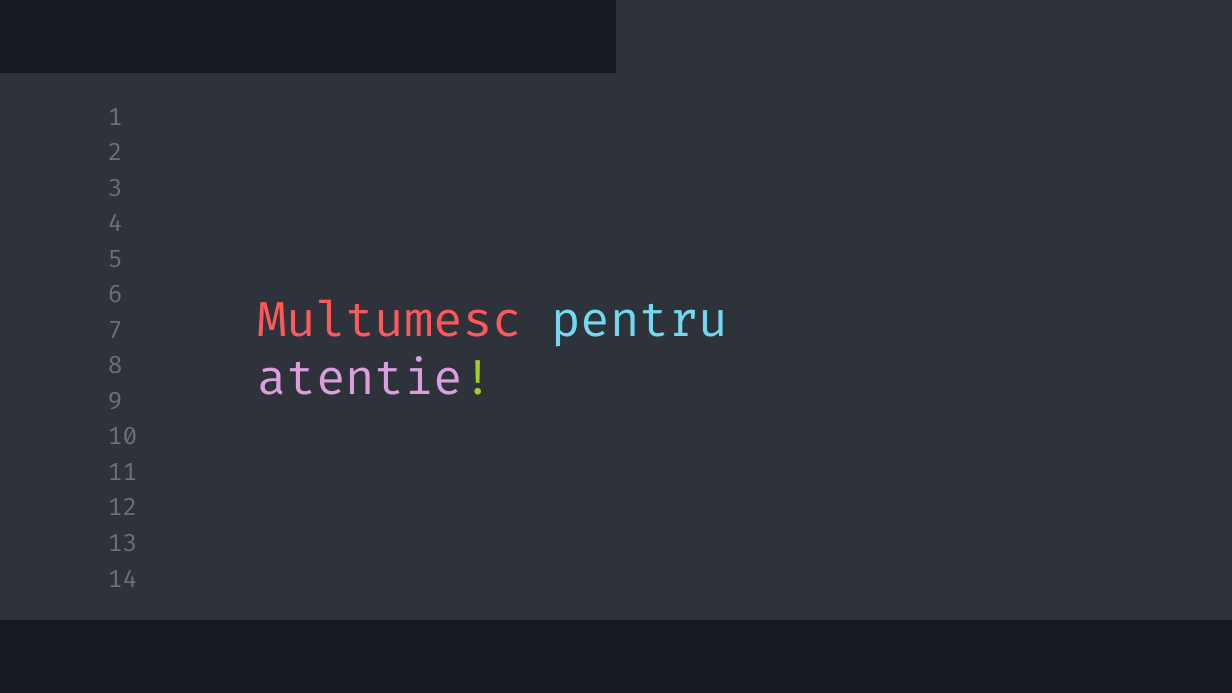
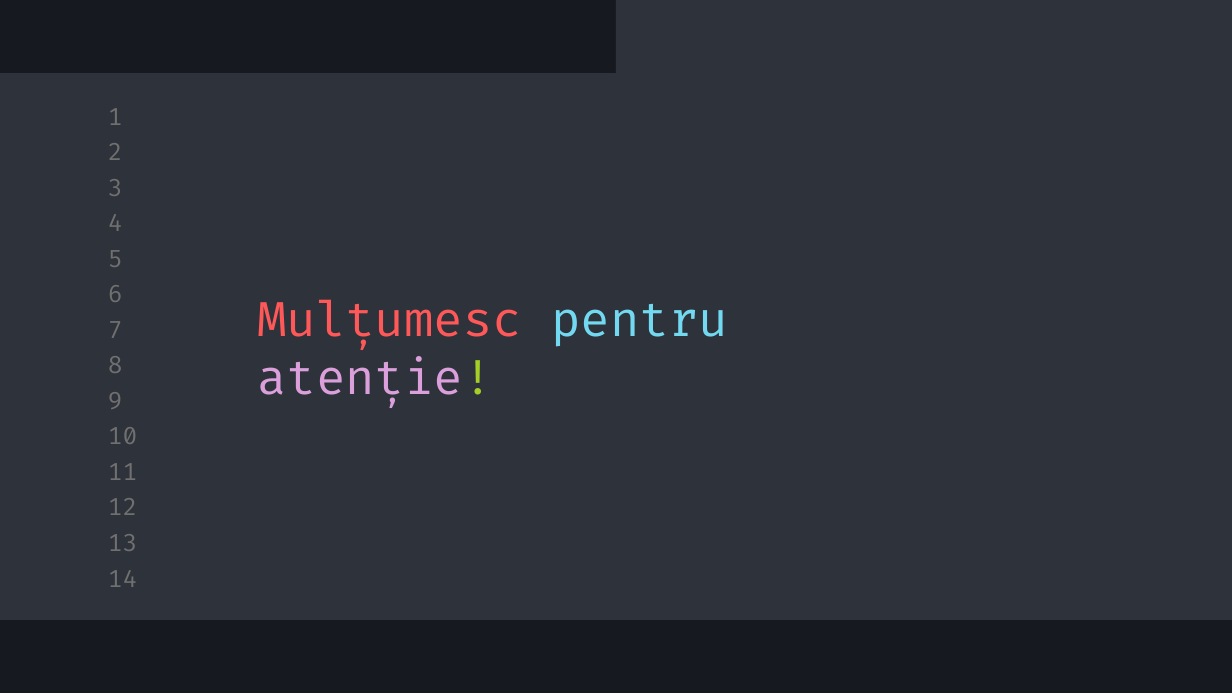
Before and after one commit to alexpopescu021/Licenta, a slide deck: slide 11 of Licenta/Licenta_Slides.pptx. Drawn at 1232x693 pixels with LibreOffice and Linux fonts; fonts in the diff are those of the drawing. Boxes give left, top, right and bottom in pixels: in the first picture for what was removed or moved away, otherwise in the second. Text is boxed around its words. In the diff, an @@ line names an element or a change of style, - is before the commit and + after.

```diff
--- a/Licenta/Licenta_Slides.pptx
+++ b/Licenta/Licenta_Slides.pptx
@@ title at (257,299,729,408): text changed @@
-Multumesc pentru atentie!
+Mulțumesc pentru atenție!
```
Also in this commit, not shown: 1 other slide changed.
